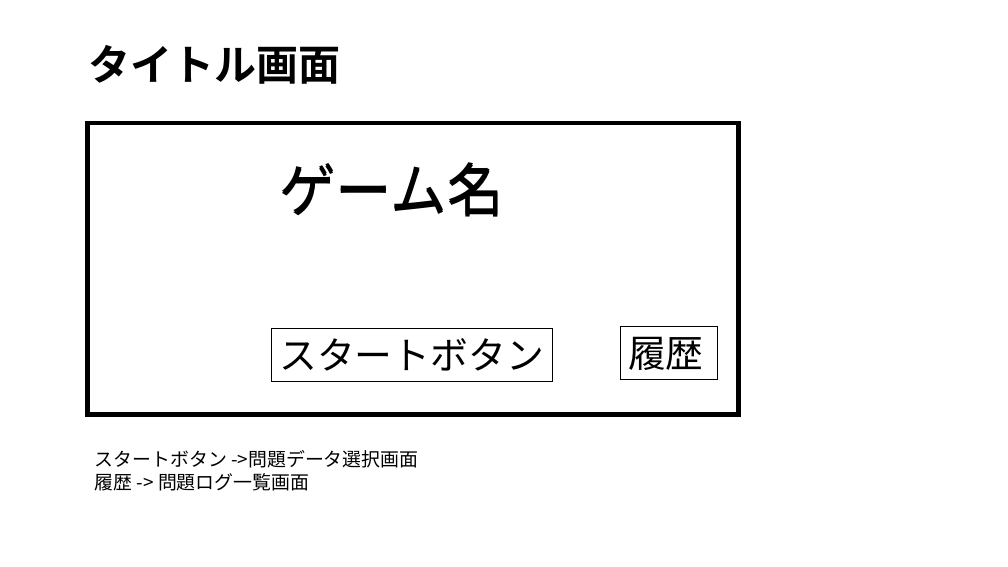
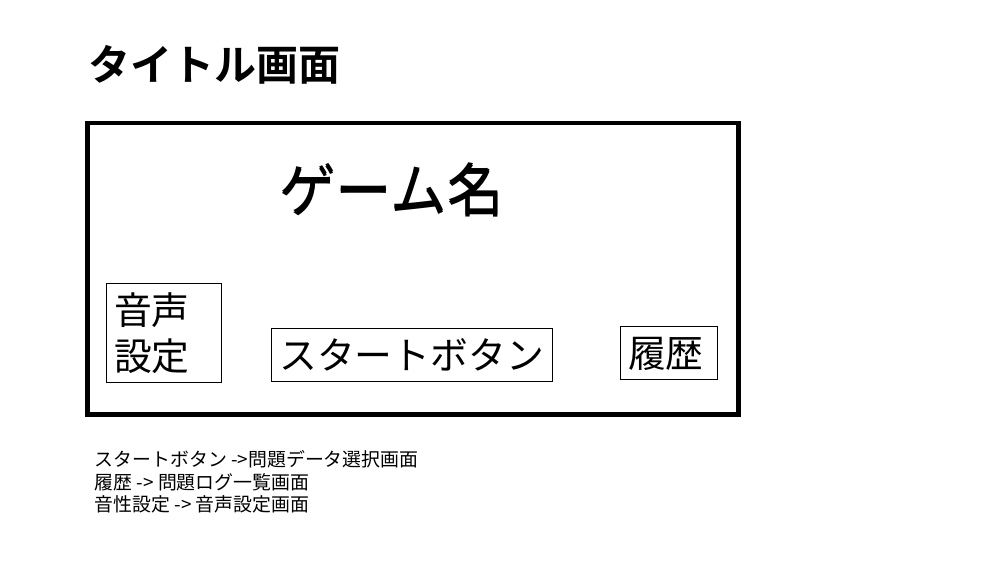
Before and after one commit to tanakai0/stdlib_py_typist, a slide deck: slide 1 of design.pptx. Drawn at 1008x567 pixels with LibreOffice and Linux fonts; fonts in the diff are those of the drawing. Boxes give left, top, right and bottom in pixels: in the first picture for what was removed or moved away, otherwise in the second. Text is boxed around its words. In the diff, an @@ line names an element or a change of style, - is before the commit and + after.

```diff
--- a/design.pptx
+++ b/design.pptx
@@ rectangle added at (107,284,222,383), fill #FFFFFF, outline #000000 1 pt, 36 pt, text #000000 @@
+音声設定
@@ text at (95,495,309,513): paragraph added @@
+音性設定 -> 音声設定画面
```
Also in this commit, not shown: 1 slide added.
